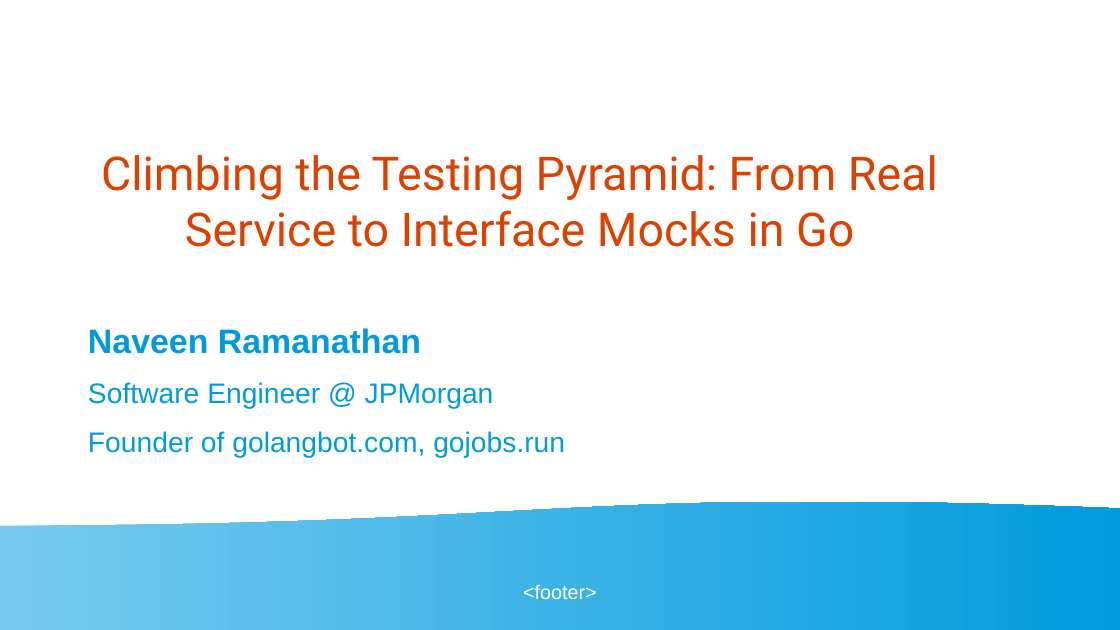
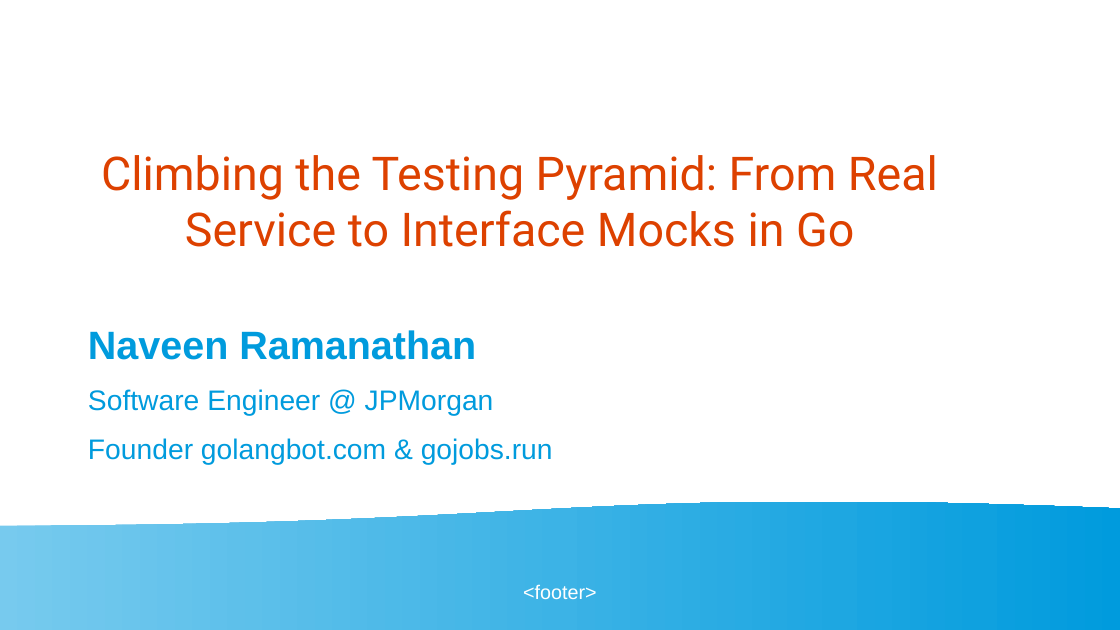
Before and after one commit to golangbot/gophercon-uk-2025-talk, a slide deck: slide 1 of Presentation.odp. Drawn at 1120x630 pixels with LibreOffice and Linux fonts; fonts in the diff are those of the drawing. Boxes give left, top, right and bottom in pixels: in the first picture for what was removed or moved away, otherwise in the second. Text is boxed around its words. In the diff, an @@ line names an element or a change of style, - is before the commit and + after.

Commit message:
update ppt

```diff
--- a/Presentation.odp
+++ b/Presentation.odp
@@ text at <box>88,330,476,360</box>: size 24 to 28 pt in "Naveen Ramanathan" @@
@@ text at <box>88,438,553,465</box>: text changed @@
-Founder of golangbot.com, gojobs.run
+Founder golangbot.com & gojobs.run
```
Also in this commit, not shown: 1 slide added, 1 slide removed.
